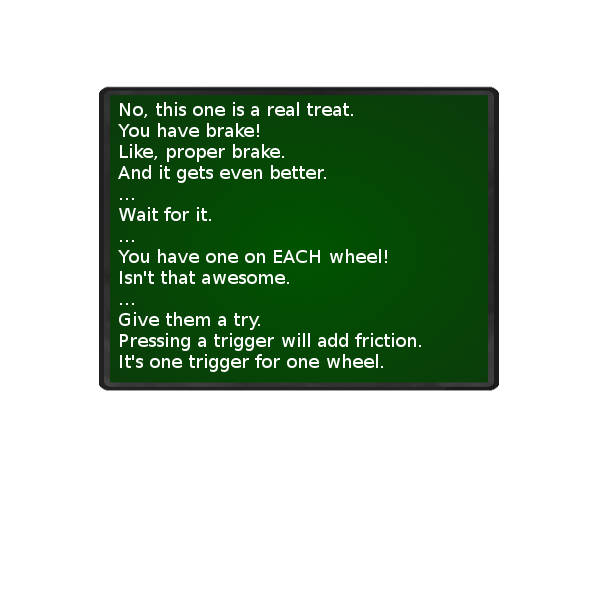
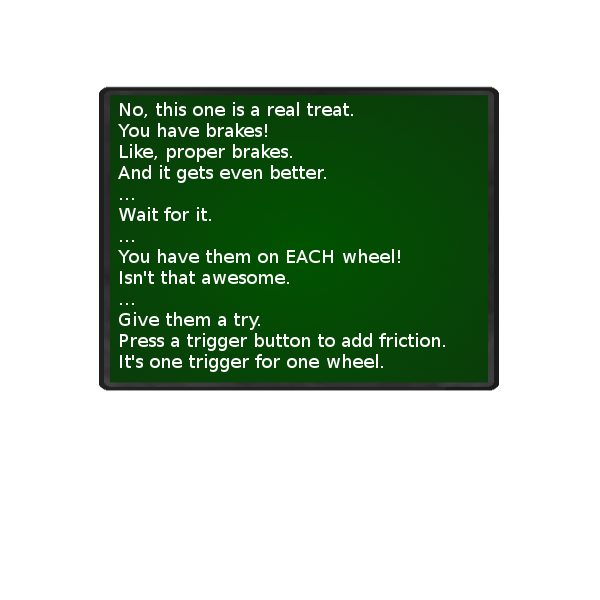
Comparing the layer stacks of the two 600×600 images. Changes:
painted on "No, this one is a real treat. ..." over [166, 124, 445, 351]
